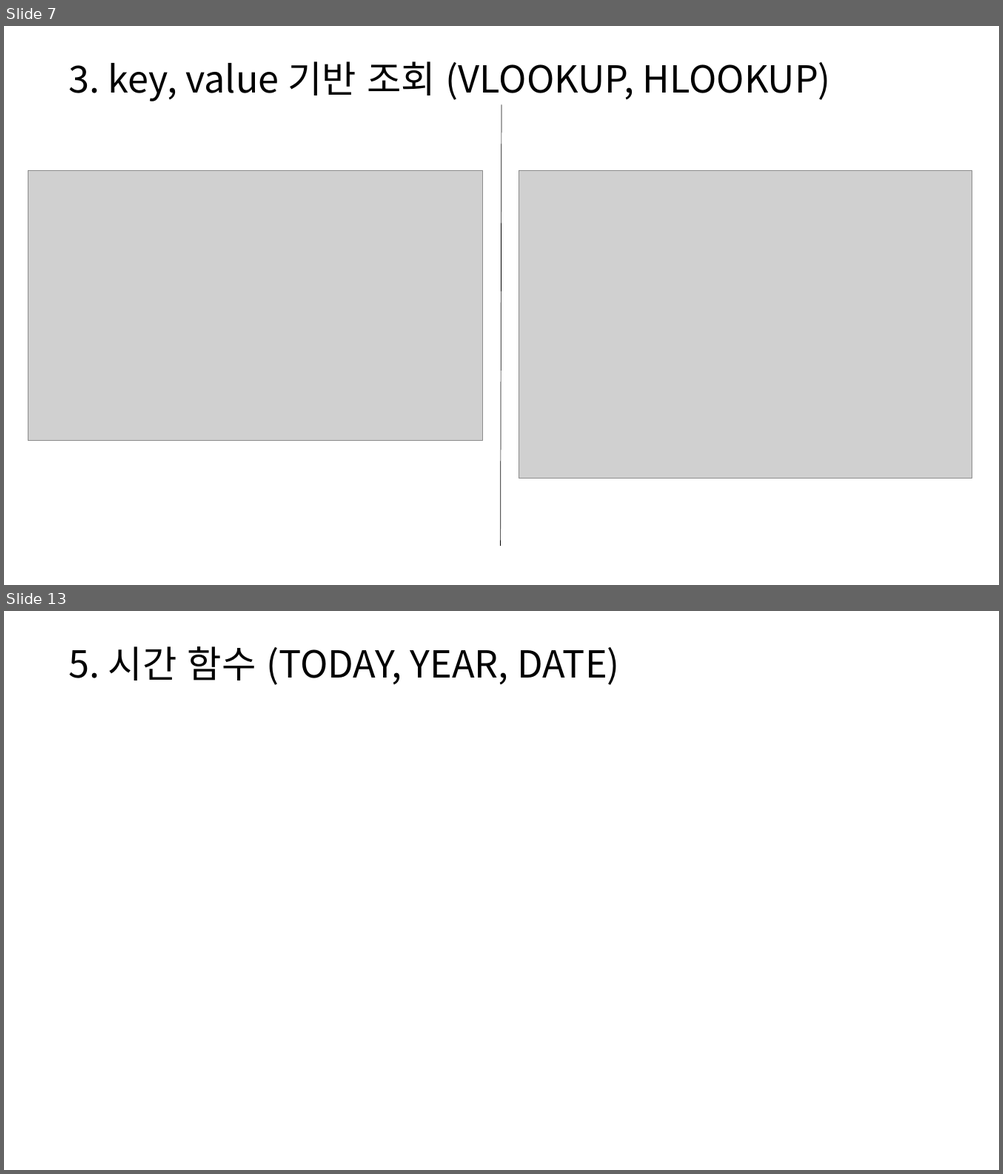
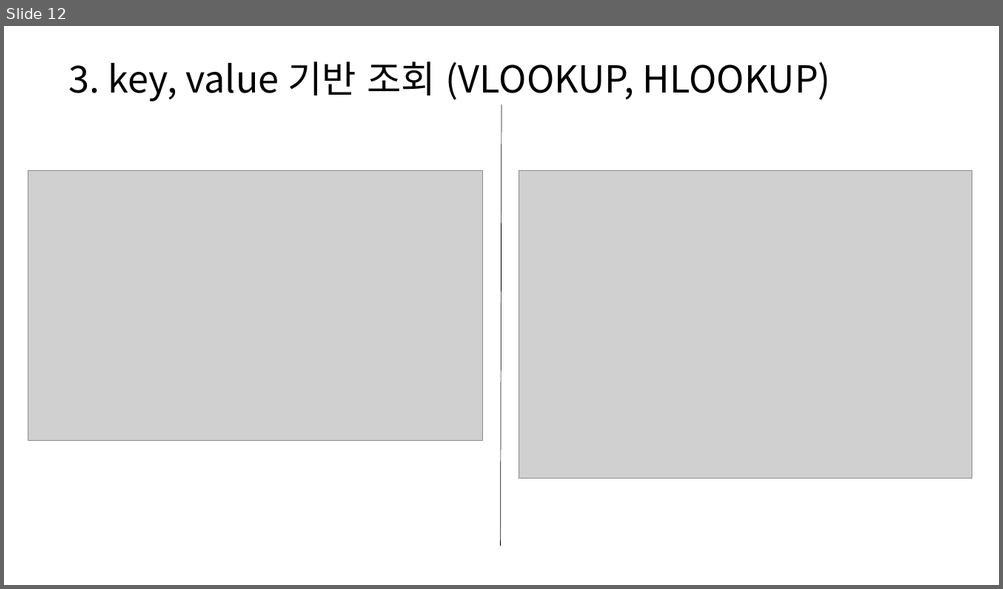
Before and after one commit to hnanmal/mkcljpt_volume, a slide deck: documentum/건축심화세미나(2022)/이벤트 특강/파이썬 모양만 다른 엑셀.pptx. Shown one above the other, each under a label of ours: slides 7 and 13 before the commit, slide 12 after it; the slides between them are not shown. The pictures are 1003x1174 and 1003x589 pixels, drawn with LibreOffice and Linux fonts; fonts in the diff are those of the drawing; grey boxes stand for pictures. Boxes give left, top, right and bottom in pixels: in the first picture for what was removed or moved away, otherwise in the second. Text is boxed around its words. In the diff, an @@ line names an element or a change of style, - is before the commit and + after.

```diff
--- a/documentum/건축심화세미나(2022)/이벤트 특강/파이썬 모양만 다른 엑셀.pptx
+++ b/documentum/건축심화세미나(2022)/이벤트 특강/파이썬 모양만 다른 엑셀.pptx
@@ slide 13 removed at bbox=[4, 611, 999, 1170], background #FFFFFF @@
@@ text removed at bbox=[69, 647, 620, 685] @@
-5. 시간 함수 (TODAY, YEAR, DATE)
@@ what was slide 7 is now slide 12 @@
```
Also in this commit, not shown: 4 slides changed, 18 slides added, 4 other slides removed, 1 other file.
